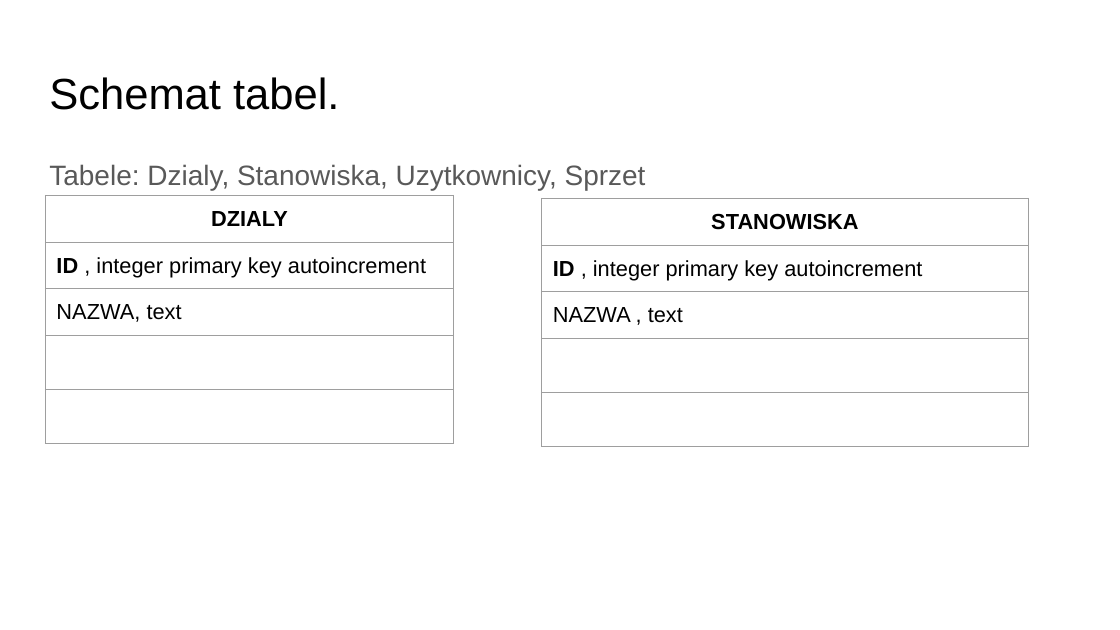
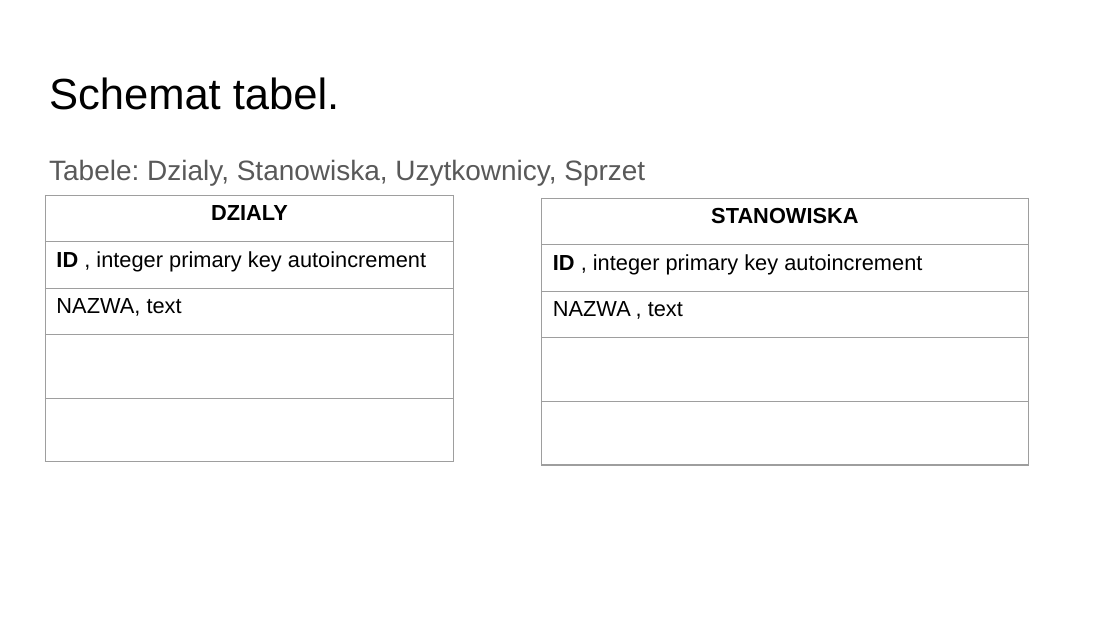
Before and after one commit to PrzemekN/wyposazenie, a slide deck: slide 3 of Projekt bazy danych Wyposazenie.pptx. Drawn at 1120x630 pixels with LibreOffice and Linux fonts; fonts in the diff are those of the drawing. Boxes give left, top, right and bottom in pixels: in the first picture for what was removed or moved away, otherwise in the second. Text is boxed around its words. In the diff, an @@ line names an element or a change of style, - is before the commit and + after.

```diff
--- a/Projekt bazy danych Wyposazenie.pptx
+++ b/Projekt bazy danych Wyposazenie.pptx
@@ text "Tabele: Dzialy, Stanowiska, Uzytkownicy, Sprzet" at bbox=[49, 159, 645, 185]: line spacing 1.15 to 1 @@
@@ table at bbox=[45, 195, 454, 461] @@
@@ borders changed @@
@@ table at bbox=[542, 198, 1028, 465] @@
@@ borders changed @@
```
Also in this commit, not shown: 7 other slides changed, 1 slide added, 1 other file.
